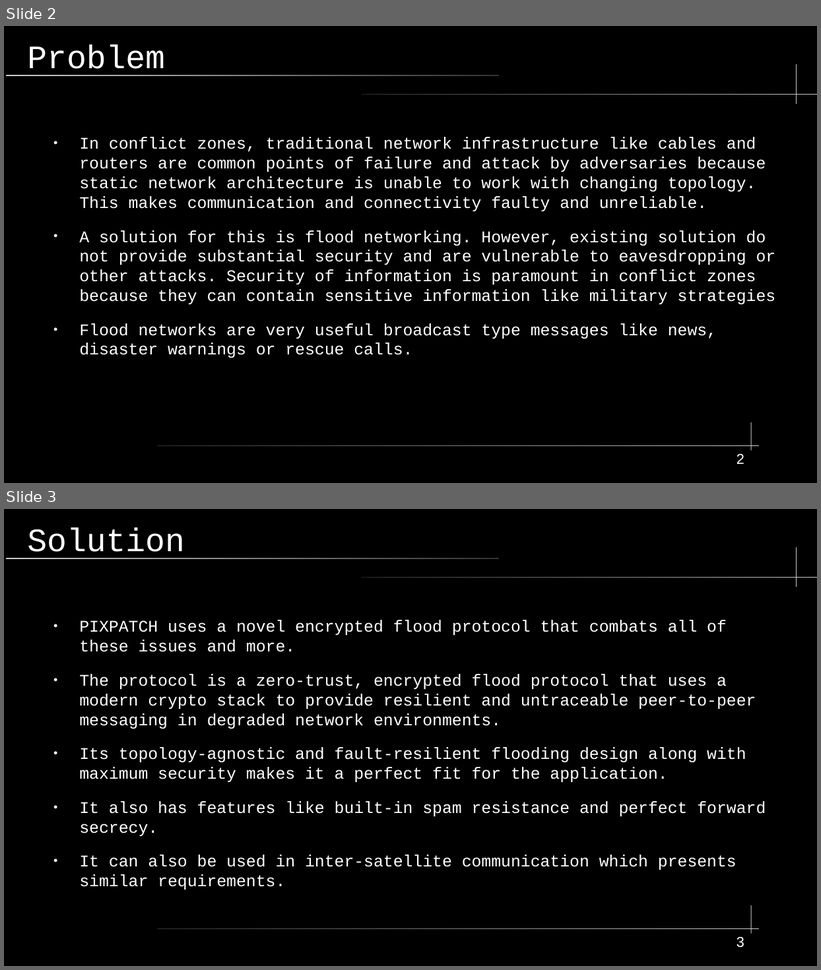
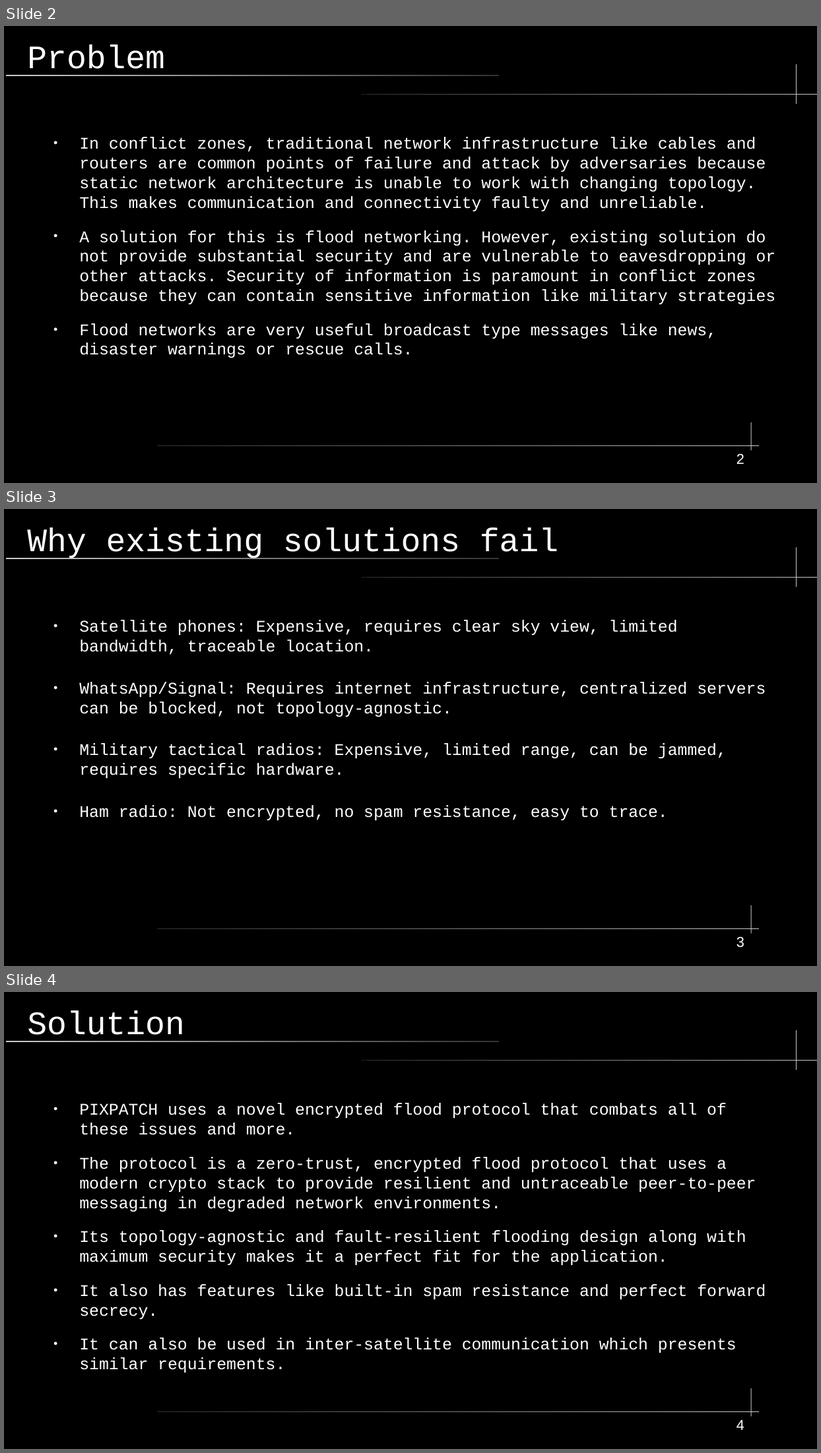
Before and after one commit to shinymonitor/hackyeah, a slide deck: presentation.odp. Shown one above the other, each under a label of ours: slides 2 and 3 before the commit, slides 2, 3 and 4 after it. The pictures are 821x970 and 821x1453 pixels, drawn with LibreOffice and Linux fonts; fonts in the diff are those of the drawing. Boxes give left, top, right and bottom in pixels: in the first picture for what was removed or moved away, otherwise in the second. Text is boxed around its words. In the diff, an @@ line names an element or a change of style, - is before the commit and + after.

```diff
--- a/presentation.odp
+++ b/presentation.odp
@@ slide 3 added at (x1=4, y1=509, x2=817, y2=966), background #000000; not listed: 5 template elements that a slide beside it also shows @@
@@ title added at (x1=27, y1=527, x2=558, y2=559), 32 pt, text #FFFFFF @@
+Why existing solutions fail
@@ text added at (x1=79, y1=620, x2=766, y2=821), 16 pt, text #FFFFFF @@
+● Satellite phones: Expensive, requires clear sky view, limited bandwidth, traceable location.
+● WhatsApp/Signal: Requires internet infrastructure, centralized servers can be blocked, not topology-agnostic.
+● Military tactical radios: Expensive, limited range, can be jammed, requires specific hardware.
+● Ham radio: Not encrypted, no spam resistance, easy to trace.
@@ page number added at (x1=737, y1=937, x2=745, y2=948), 14 pt, text #FFFFFF @@
+3
@@ what was slide 3 is now slide 4 @@
@@ page number at (x1=737, y1=1420, x2=745, y2=1430): text changed @@
-3
+4
```
Also in this commit, not shown: 1 slide changed, 5 other slides added, 7 other files.
